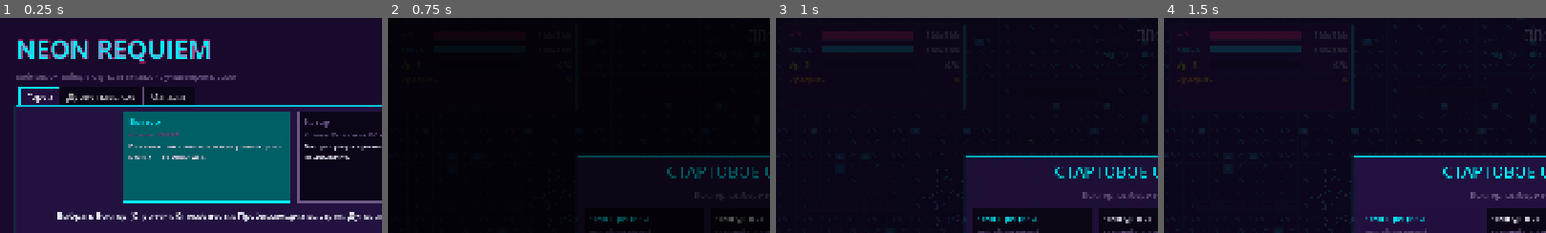
Above: before the commit, frames 1-4 (left to right).
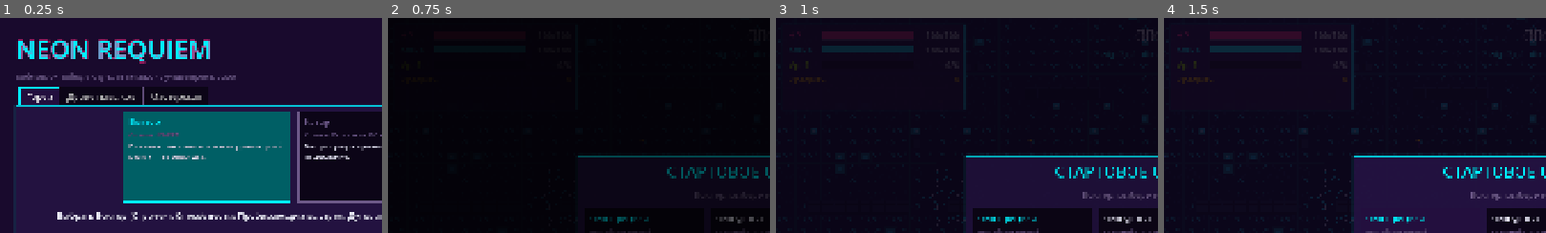
Above: after the commit, the same moments.

Repository: Liotto1337/neon-requiem
Game: Godot game, scene res://scenes/Hub.tscn
The game is run twice, just before and just after one commit, with the same random seed, the same clock (stepped at 60 frames per second) and the same inputs.
Inputs (mouse positions are % of the whole screen's width and height, from its top left):
- Up to frame 1 (0.25 s): no input
- Up to frame 2 (0.75 s): click "Начать забег" at 0.5 s
- Up to frame 3 (1 s): no input
- Up to frame 4 (1.5 s): click (34, 52) at 1.25 s
The pictures show only the part of the screen within x 0-50%, y 0-50%; the shares and areas given below are measured in that part.

The runs differ from the first frame. In frame 1, 0.2% of the frame differs, in the area x 42-55%, y 36-41%; in frame 2, nothing differs; in frame 3, nothing differs; in frame 4, nothing differs.

Commit message:
Remove monetization: drop IAP and ad stubs, shop tab becomes the workshop

Diff:
--- a/autoload/AdManager.gd
+++ /dev/null
@@ -1,52 +0,0 @@
-extends Node
-## Ads facade — Yandex Games stub. Rewarded always succeeds one frame later; interstitials only
-## between runs, at most once per interstitial_cooldown_seconds, never with no_ads.
-## Replace _platform_* with the Yandex `adv.showRewardedVideo / showFullscreenAdv` bridge.
-
-const Db = preload("res://core/Db.gd")
-const KIND_REWARDED: String = "rewarded"
-const KIND_INTERSTITIAL: String = "interstitial"
-
-var _busy: bool = false
-var _last_interstitial_unix: int = 0
-
-
-func _ready() -> void:
-	Signals.ad_rewarded_requested.connect(show_rewarded)
-
-
-func is_busy() -> bool:
-	return _busy
-
-
-func show_rewarded(placement: String) -> void:
-	if _busy:
-		Signals.ad_failed.emit(KIND_REWARDED, "busy")
-		return
-	_busy = true
-	_platform_rewarded.call_deferred(placement)
-
-
-func can_show_interstitial(no_ads: bool) -> bool:
-	var cooldown: int = Db.i(Db.d(Db.table("iap"), "ads"), "interstitial_cooldown_seconds")
-	return not _busy and not no_ads and TimeService.now_unix() - _last_interstitial_unix >= cooldown
-
-
-## Returns true when an interstitial was started.
-func show_interstitial(no_ads: bool) -> bool:
-	if not can_show_interstitial(no_ads):
-		return false
-	_busy = true
-	_last_interstitial_unix = TimeService.now_unix()
-	_platform_interstitial.call_deferred()
-	return true
-
-
-func _platform_rewarded(placement: String) -> void:
-	_busy = false
-	Signals.ad_rewarded_completed.emit(placement)
-
-
-func _platform_interstitial() -> void:
-	_busy = false
-	Signals.ad_interstitial_closed.emit()
--- a/autoload/IAP.gd
+++ /dev/null
@@ -1,45 +0,0 @@
-extends Node
-## In-app purchases facade — Yandex Games stub. Products and grants live in data/iap.json;
-## product ids in the Yandex console must equal the skus there.
-## The stub succeeds one frame later; replace _platform_purchase() with the Yandex
-## `payments.purchase({id})` bridge. MetaState grants on Signals.purchase_completed.
-
-const Db = preload("res://core/Db.gd")
-
-var _purchasing: String = ""
-
-
-func _ready() -> void:
-	Signals.purchase_requested.connect(purchase)
-
-
-func products() -> Array:
-	return Db.list("iap", "products")
-
-
-func product(sku: String) -> Dictionary:
-	for entry: Variant in products():
-		if entry is Dictionary and str((entry as Dictionary).get("sku", "")) == sku:
-			return entry
-	return {}
-
-
-func is_busy() -> bool:
-	return not _purchasing.is_empty()
-
-
-func purchase(sku: String) -> void:
-	if is_busy():
-		Signals.purchase_failed.emit(sku, "busy")
-		return
-	if product(sku).is_empty():
-		push_error("IAP: unknown sku '%s'" % sku)
-		Signals.purchase_failed.emit(sku, "unknown_sku")
-		return
-	_purchasing = sku
-	_platform_purchase.call_deferred(sku)
-
-
-func _platform_purchase(sku: String) -> void:
-	_purchasing = ""
-	Signals.purchase_completed.emit(sku)
--- a/autoload/MetaState.gd
+++ b/autoload/MetaState.gd
@@ -1,6 +1,6 @@
 extends Node
 ## Persistent meta progression owner: banked currency, unlocked heroes, skill tree levels,
-## signature item tiers, lifetime stats and purchases. Mutate only through methods; every
+## signature item tiers and lifetime stats. Mutate only through methods; every
 ## mutation saves user://meta_save.json and emits Signals.meta_changed once.
 
 const Db = preload("res://core/Db.gd")
@@ -23,8 +23,6 @@
 	Signals.hero_unlock_requested.connect(unlock_hero)
 	Signals.meta_node_purchase_requested.connect(purchase_node)
 	Signals.starting_item_upgrade_requested.connect(upgrade_starting_item)
-	Signals.purchase_completed.connect(_on_purchase_completed)
-	Signals.ad_rewarded_completed.connect(_on_ad_rewarded)
 	var data: Dictionary = SaveManager.load_meta()
 	if data.is_empty():
 		new_profile()
@@ -41,7 +39,7 @@
 	for hero: Variant in Db.list("heroes", "heroes"):
 		starting_item_tiers[Db.s(hero, "id")] = 1
 	stats = _default_stats()
-	flags = {"no_ads": false}
+	flags = {}
 	selected_hero = Db.cfg_s("meta.starting_hero")
 
 
@@ -62,7 +60,6 @@
 		"stats": stats.duplicate(),
 		"selected_hero": selected_hero,
 		"has_run_save": SaveManager.has_run_save(),
-		"no_ads": bool(flags.get("no_ads", false)),
 	}
 
 
@@ -190,27 +187,6 @@
 	stats["best_time_sec"] = maxf(Db.f(stats, "best_time_sec"), Db.f(summary, "elapsed_sec"))
 	_commit()
 	return banked
-
-
-func _on_purchase_completed(sku: String) -> void:
-	var grant: Dictionary = Db.d(IAP.product(sku), "grant")
-	currency += Db.i(grant, "currency")
-	for hero: Variant in Db.a(grant, "unlock_heroes"):
-		if not is_unlocked(str(hero)):
-			unlocked_heroes.append(str(hero))
-	if bool(grant.get("no_ads", false)):
-		flags["no_ads"] = true
-	_commit()
-	Signals.toast_requested.emit("Покупка получена")
-
-
-func _on_ad_rewarded(placement: String) -> void:
-	var reward: Dictionary = Db.d(Db.d(Db.d(Db.table("iap"), "ads"), "rewarded"), placement)
-	if reward.is_empty():
-		return
-	currency += Db.i(reward, "currency")
-	_commit()
-	Signals.toast_requested.emit("+%d кредитов" % Db.i(reward, "currency"))
 
 
 func _commit() -> void:
@@ -246,5 +222,6 @@
 		starting_item_tiers[str(hero_id)] = maxi(1, Db.i(Db.d(data, "starting_item_tiers"), str(hero_id), 1))
 	stats.merge(Db.d(data, "stats"), true)
 	flags.merge(Db.d(data, "flags"), true)
+	flags.erase("no_ads")
 	var hero: String = Db.s(data, "selected_hero")
 	selected_hero = hero if is_unlocked(hero) else unlocked_heroes[0]
--- a/autoload/Signals.gd
+++ b/autoload/Signals.gd
@@ -76,12 +76,3 @@
 # Audio
 signal mute_toggle_requested(bus_name: String)
 signal audio_mute_changed(bus_name: String, muted: bool)
-
-# Monetization
-signal purchase_requested(sku: String)
-signal purchase_completed(sku: String)
-signal purchase_failed(sku: String, reason: String)
-signal ad_rewarded_requested(placement: String)
-signal ad_rewarded_completed(placement: String)
-signal ad_interstitial_closed
-signal ad_failed(kind: String, reason: String)
--- a/data/iap.json
+++ /dev/null
@@ -1,14 +0,0 @@
-{
-	"products": [
-		{"sku": "credits_small", "name": "Горсть кредитов", "desc": "500 кредитов в банк хаба", "price": "29 руб.", "type": "consumable", "grant": {"currency": 500}},
-		{"sku": "credits_big", "name": "Сейф кредитов", "desc": "3000 кредитов в банк хаба", "price": "129 руб.", "type": "consumable", "grant": {"currency": 3000}},
-		{"sku": "all_heroes", "name": "Все герои", "desc": "Открывает Катара и Хора", "price": "149 руб.", "type": "permanent", "grant": {"unlock_heroes": ["katar", "chorus"]}},
-		{"sku": "no_ads", "name": "Без рекламы", "desc": "Отключает рекламу между забегами", "price": "199 руб.", "type": "permanent", "grant": {"no_ads": true}}
-	],
-	"ads": {
-		"interstitial_cooldown_seconds": 180,
-		"rewarded": {
-			"hub_bonus": {"name": "Кредиты за рекламу", "currency": 60}
-		}
-	}
-}
--- a/project.godot
+++ b/project.godot
@@ -32,8 +32,6 @@
 ItemSystem="*res://autoload/ItemSystem.gd"
 AbilitySystem="*res://autoload/AbilitySystem.gd"
 AudioBus="*res://autoload/AudioBus.gd"
-IAP="*res://autoload/IAP.gd"
-AdManager="*res://autoload/AdManager.gd"
 MetaState="*res://autoload/MetaState.gd"
 GameState="*res://autoload/GameState.gd"
 
--- a/scenes/Hub.tscn
+++ b/scenes/Hub.tscn
@@ -120,23 +120,6 @@
 size_flags_vertical = 4
 text = "Улучшить"
 
-[node name="ProductsTitle" type="Label" parent="Margin/Rows/Tabs/Shop"]
-layout_mode = 2
-theme_override_colors/font_color = Color(1, 0.721569, 0, 1)
-theme_override_font_sizes/font_size = 26
-text = "ПОКУПКИ (заглушка Яндекс Игр)"
-
-[node name="Products" type="GridContainer" parent="Margin/Rows/Tabs/Shop"]
-layout_mode = 2
-theme_override_constants/h_separation = 14
-theme_override_constants/v_separation = 14
-columns = 2
-
-[node name="Ad" type="Button" parent="Margin/Rows/Tabs/Shop"]
-custom_minimum_size = Vector2(0, 56)
-layout_mode = 2
-text = "Кредиты за рекламу"
-
 [node name="Footer" type="HBoxContainer" parent="Margin/Rows"]
 layout_mode = 2
 theme_override_constants/separation = 16
--- a/scenes/scripts/Hub.gd
+++ b/scenes/scripts/Hub.gd
@@ -1,12 +1,12 @@
 extends Control
-## Hub: hero select / unlock, skill tree (3 branches, data/meta_tree.json), shop (signature
-## item tiers, IAP stubs, rewarded ad) and run start / continue. Reads meta state only from
+## Hub: hero select / unlock, skill tree (3 branches, data/meta_tree.json), workshop (signature
+## item tiers) and run start / continue. Reads meta state only from
 ## Signals.meta_changed and sends intents back through Signals.
 
 const Db = preload("res://core/Db.gd")
 const Fmt = preload("res://core/Fmt.gd")
 const CARD_SCENE: PackedScene = preload("res://scenes/ui/components/ItemCard.tscn")
-const TAB_TITLES: Array[String] = ["Герои", "Древо навыков", "Магазин"]
+const TAB_TITLES: Array[String] = ["Герои", "Древо навыков", "Мастерская"]
 const HERO_CARD_SIZE: Vector2 = Vector2(420, 230)
 const NODE_HEIGHT: float = 96.0
 const STATE_MAXED: String = "maxed"
@@ -24,8 +24,6 @@
 @onready var _tree: HBoxContainer = $Margin/Rows/Tabs/Tree
 @onready var _signature_text: Label = $Margin/Rows/Tabs/Shop/Signature/Text
 @onready var _signature_button: Button = $Margin/Rows/Tabs/Shop/Signature/Upgrade
-@onready var _products: GridContainer = $Margin/Rows/Tabs/Shop/Products
-@onready var _ad_button: Button = $Margin/Rows/Tabs/Shop/Ad
 @onready var _toast: Label = $Margin/Rows/Footer/Toast
 @onready var _continue: Button = $Margin/Rows/Footer/Continue
 @onready var _start: Button = $Margin/Rows/Footer/Start
@@ -40,7 +38,6 @@
 	_start.pressed.connect(_on_start)
 	_continue.pressed.connect(func() -> void: Signals.run_continue_requested.emit())
 	_signature_button.pressed.connect(func() -> void: Signals.starting_item_upgrade_requested.emit(Db.s(_meta, "selected_hero")))
-	_ad_button.pressed.connect(func() -> void: Signals.ad_rewarded_requested.emit("hub_bonus"))
 	_toast.text = ""
 	MetaState.emit_all()
 
@@ -171,7 +168,7 @@
 	return STATE_READY if Db.i(_meta, "currency") >= _node_cost(node, level) else STATE_POOR
 
 
-# ---------------------------------------------------------------- shop
+# ---------------------------------------------------------------- workshop
 
 func _refresh_shop() -> void:
 	var hero: Dictionary = Db.entry("heroes", "heroes", Db.s(_meta, "selected_hero"))
@@ -184,19 +181,3 @@
 	]
 	_signature_button.text = "Максимум" if maxed else "Улучшить за %d" % int(Db.num(costs[tier - 1]))
 	_signature_button.disabled = maxed or Db.i(_meta, "currency") < int(Db.num(costs[mini(tier - 1, costs.size() - 1)]))
-	_refresh_products()
-	var reward: Dictionary = Db.d(Db.d(Db.d(Db.table("iap"), "ads"), "rewarded"), "hub_bonus")
-	_ad_button.text = "%s: +%d" % [Db.s(reward, "name"), Db.i(reward, "currency")]
-
-
-func _refresh_products() -> void:
-	_clear(_products)
-	for product: Variant in Db.list("iap", "products"):
-		var sku: String = Db.s(product, "sku")
-		var button: Button = Button.new()
-		button.custom_minimum_size = Vector2(0, NODE_HEIGHT * 0.7)
-		button.size_flags_horizontal = Control.SIZE_EXPAND_FILL
-		button.text = "%s — %s\n%s" % [Db.s(product, "name"), Db.s(product, "price"), Db.s(product, "desc")]
-		button.disabled = sku == "no_ads" and bool(_meta.get("no_ads", false))
-		button.pressed.connect(func() -> void: Signals.purchase_requested.emit(sku))
-		_products.add_child(button)
--- a/scenes/scripts/Run.gd
+++ b/scenes/scripts/Run.gd
@@ -226,5 +226,4 @@
 	GameState.end_session()
 	get_tree().paused = false
 	TimeService.set_paused(false)
-	AdManager.show_interstitial(bool(MetaState.flags.get("no_ads", false)))
 	get_tree().change_scene_to_file(Db.cfg_s("scenes.hub"))
Not shown, removed: autoload/AdManager.gd.uid
Not shown, removed: autoload/IAP.gd.uid
Not shown, changed: README.md
Not shown, changed: obsidian/Neon Requiem.md
Not shown, changed: obsidian/История разработки.md
Not shown, changed: obsidian/Структура кода.md
Not shown, changed: obsidian/Хаб и мета-прогрессия.md
